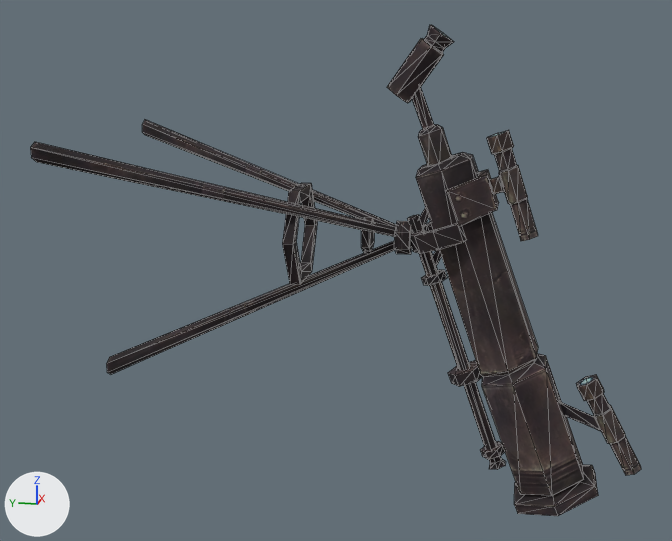
The OBJ model sceneobjs/tanxian_fuben_257/tanxian_fuben_257_wangyuanjing.obj as it was, and as the next commit left it.
Before and after are seen from a camera (50 mm lens) standing at (-117.4, -56.4, 26.1) and looking at (-0.4, -33.0, -3.1). Lighting does not change. The marker at lower left points along +X, +Y and +Z. Mesh edges are drawn as thin lines. Where no turn or scale is listed for an object, it has been applied to the vertices.

Objects in the first picture: 'tanxian_fuben_257_wangyuanjing'.
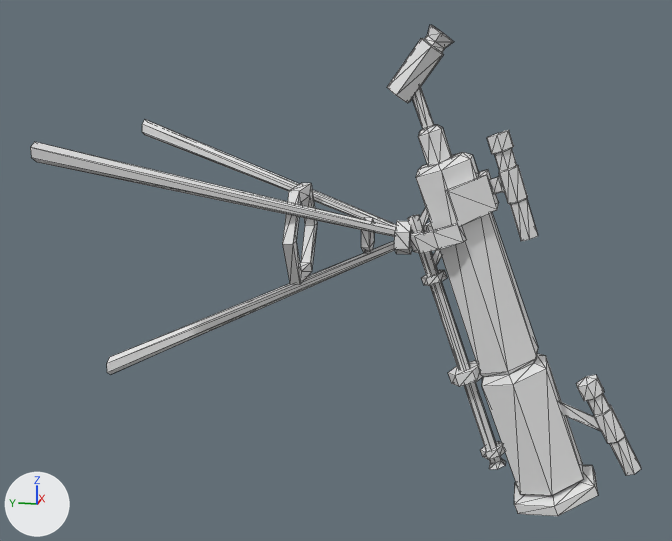
Location of each change, (x1, y1, x2, y2) in pixels of the pictures (672 x 541 px):
'tanxian_fuben_257_wangyuanjing', recoloured (black to grey): (30, 25, 641, 516) in both

Diff of the bpy script that builds the scene:
```diff
--- a/sceneobjs/tanxian_fuben_257/tanxian_fuben_257_wangyuanjing.obj.py
+++ b/sceneobjs/tanxian_fuben_257/tanxian_fuben_257_wangyuanjing.obj.py
@@ mat_material_1_1 @@
+mat_material_1_1 = principled_material('material_1')
+mat_material_1_1.base_color = (0.8, 0.8, 0.8)  # white #e7e7e7
+mat_material_1_1.roughness = 1.0
@@ me_tanxian_fuben_257_wangyuanjing @@
 me_tanxian_fuben_257_wangyuanjing.from_pydata(...)  # 428 vertices, 698 faces; spans x -17.3..18.0, y -73.3..0.0, z -34.3..28.1
-me_tanxian_fuben_257_wangyuanjing.materials.append(mat_material_1)  # picture img_tanxian_fuben_257_wangyuanjing_png
+me_tanxian_fuben_257_wangyuanjing.materials.append(mat_material_1_1)  # white #e7e7e7
```
